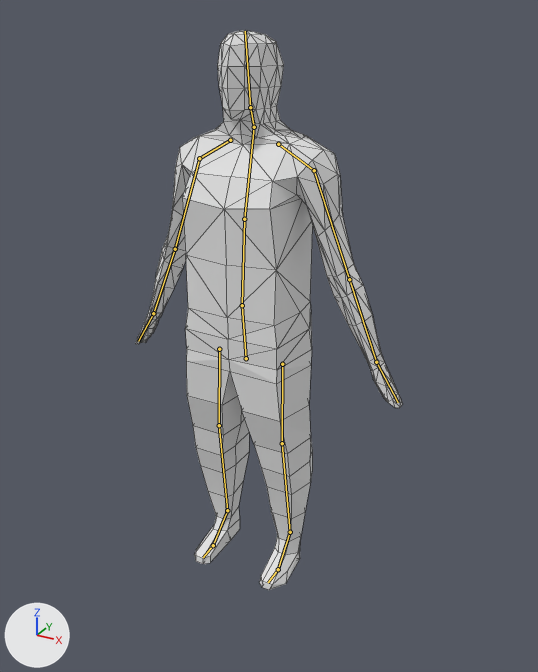
A saved change to the Blender file Atmosphere Horror Game/Assets/Models/Blender Files/man.blend.
The view is the same before and after, from a 50 mm lens placed at (2.25, -3.79, 3.7), pointed at (0.12, 0.09, 1.76). Every picture has the same lights, and +X, +Y and +Z are marked at lower left. The bones that bend it are drawn over the model as lines. Mesh edges are drawn as thin lines.
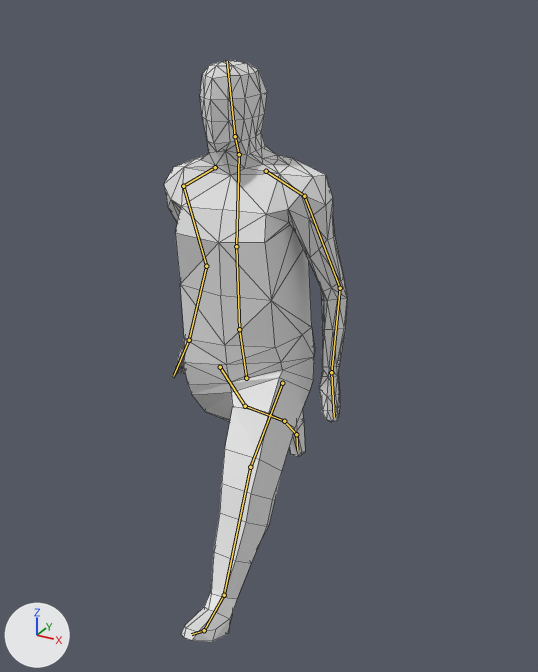
The newer file adds an action. The first version stands in its rest pose; the second is drawn at frame 17 of the action 'Run'.

Where the change shows, as pixel boxes [x1, y1, x2, y2] in the pictures (538 x 672 px):
'Cube', posed (32% narrower)
    before: [135, 30, 403, 590]
    after: [164, 60, 347, 642]
bone 'Hip', root to tip
    before: (246, 358) to (242, 305)
    after: (246, 378) to (239, 329)
bone 'UpSpine', root to tip
    before: (244, 219) to (254, 127)
    after: (236, 246) to (239, 154)
bone 'Head', root to tip
    before: (250, 107) to (245, 31)
    after: (235, 136) to (227, 61)

What changed in the scene script:
```text
Change bone_hip:
    where bone_hip = bpy.data.objects['Armature'].pose.bones['Hip']
    bone_hip.location: (0.0, 0.0, 0.0) -> (0.0, -0.14, 0.02)
    bone_hip.rotation_quaternion: (1.0, 0.0, 0.0, 0.0) -> (0.999, 0.051, 0.0, 0.0)  # degrees (0, 0, 0) -> degrees (6, 0, 0)
Change bone_upspine:
    where bone_upspine = bpy.data.objects['Armature'].pose.bones['UpSpine']  # child of 'LowSpine'
    bone_upspine.rotation_quaternion: (1.0, 0.0, 0.0, 0.0) -> (0.999, 0.0, 0.053, 0.012)  # degrees (0, 0, 0) -> degrees (0, 6, 1)
Change bone_head:
    where bone_head = bpy.data.objects['Armature'].pose.bones['Head']  # child of 'Neck'
    bone_head.rotation_quaternion: (1.0, 0.0, 0.0, 0.0) -> (1.0, -0.024, 0.0, -0.001)  # degrees (0, 0, 0) -> degrees (-3, 0, 0)
Change bone_arm_ik_left:
    where bone_arm_ik_left = bpy.data.objects['Armature'].pose.bones['Arm.IK.Left']
    bone_arm_ik_left.location: (0.0, 0.0, 0.0) -> (-0.3, 0.0, -0.14)
    bone_arm_ik_left.rotation_quaternion: (1.0, 0.0, 0.0, 0.0) -> (0.981, -0.169, -0.095, 0.024)  # degrees (0, 0, 0) -> degrees (-20, -10, 5)
Change bone_leg_ik_left:
    where bone_leg_ik_left = bpy.data.objects['Armature'].pose.bones['Leg.IK.Left']
    bone_leg_ik_left.location: (0.0, 0.0, 0.0) -> (-0.14, -0.89, 0.04)
    bone_leg_ik_left.rotation_quaternion: (1.0, 0.0, 0.0, 0.0) -> (0.955, 0.294, -0.001, -0.042)  # degrees (0, 0, 0) -> degrees (34, 1, -5)
Change bone_arm_ik_right:
    where bone_arm_ik_right = bpy.data.objects['Armature'].pose.bones['Arm.IK.Right']
    bone_arm_ik_right.location: (0.0, 0.0, 0.0) -> (0.3, 0.0, -0.14)
    bone_arm_ik_right.rotation_quaternion: (1.0, 0.0, 0.0, 0.0) -> (0.968, 0.181, -0.171, 0.024)  # degrees (0, 0, 0) -> degrees (21, -20, -1)
Change bone_leg_ik_right:
    where bone_leg_ik_right = bpy.data.objects['Armature'].pose.bones['Leg.IK.Right']
    bone_leg_ik_right.location: (0.0, 0.0, 0.0) -> (0.31, 0.92, 0.02)
    bone_leg_ik_right.rotation_quaternion: (1.0, 0.0, 0.0, 0.0) -> (0.737, -0.669, -0.002, -0.095)  # degrees (0, 0, 0) -> degrees (-84, -8, -8)
```
